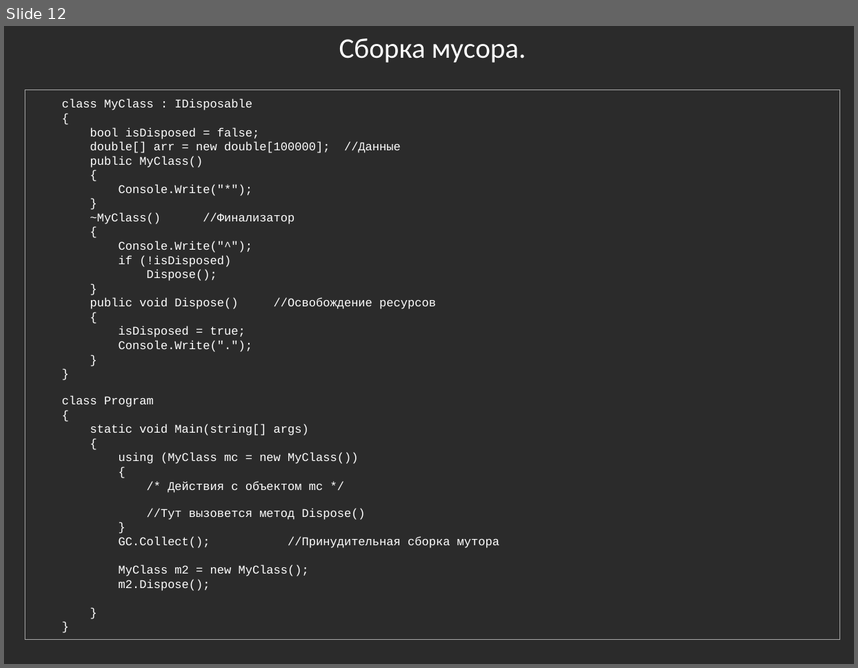
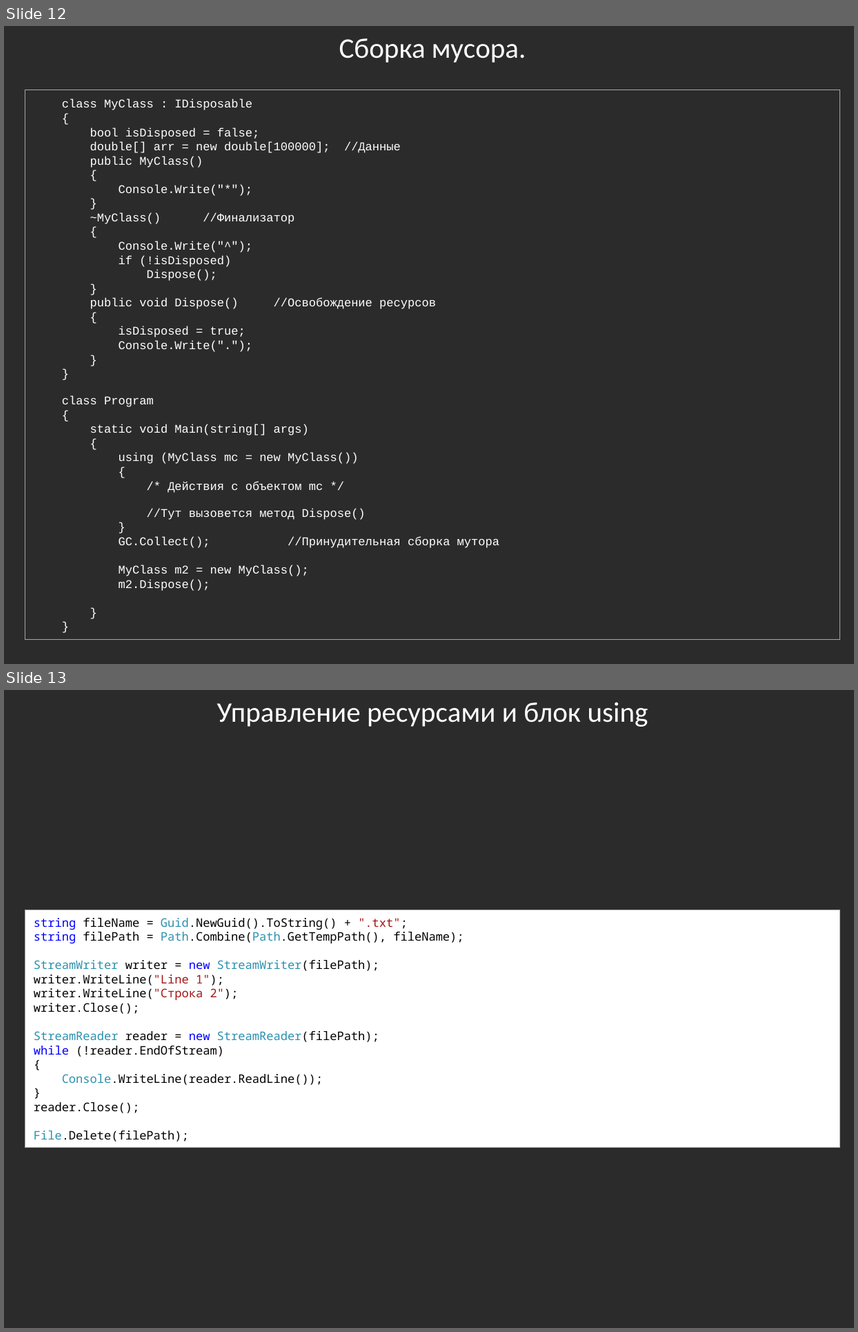
Before and after one commit to bazile/Training, a slide deck: Presentation/lesson-03.pptx. Shown one above the other, each under a label of ours: slide 12 before the commit, slides 12 and 13 after it. The pictures are 858x668 and 858x1332 pixels, drawn with LibreOffice and Linux fonts; fonts in the diff are those of the drawing; background and template pictures are left out; a plain dark background stands for a picture behind light text. Boxes give left, top, right and bottom in pixels: in the first picture for what was removed or moved away, otherwise in the second. Text is boxed around its words. In the diff, an @@ line names an element or a change of style, - is before the commit and + after.

```diff
--- a/Presentation/lesson-03.pptx
+++ b/Presentation/lesson-03.pptx
@@ slide 13 added at [4, 690, 854, 1328], background picture (left out) @@
@@ text added at [217, 702, 648, 727], 24 pt, text #FFFFFF @@
+Управление ресурсами и блок using
@@ rectangle added at [25, 909, 840, 1147], fill #FFFFFF, outline #A6A6A6 0.75 pt, 10 pt, text #000000 @@
+string fileName = Guid.NewGuid().ToString() + ".txt";
+string filePath = Path.Combine(Path.GetTempPath(), fileName);
+StreamWriter writer = new StreamWriter(filePath);
+writer.WriteLine("Line 1");
+writer.WriteLine("Строка 2");
+writer.Close();
+StreamReader reader = new StreamReader(filePath);
+while (!reader.EndOfStream)
+{
+Console.WriteLine(reader.ReadLine());
+}
+reader.Close();
+File.Delete(filePath);: IDisposable
```
Also in this commit, not shown: 5 other files.
